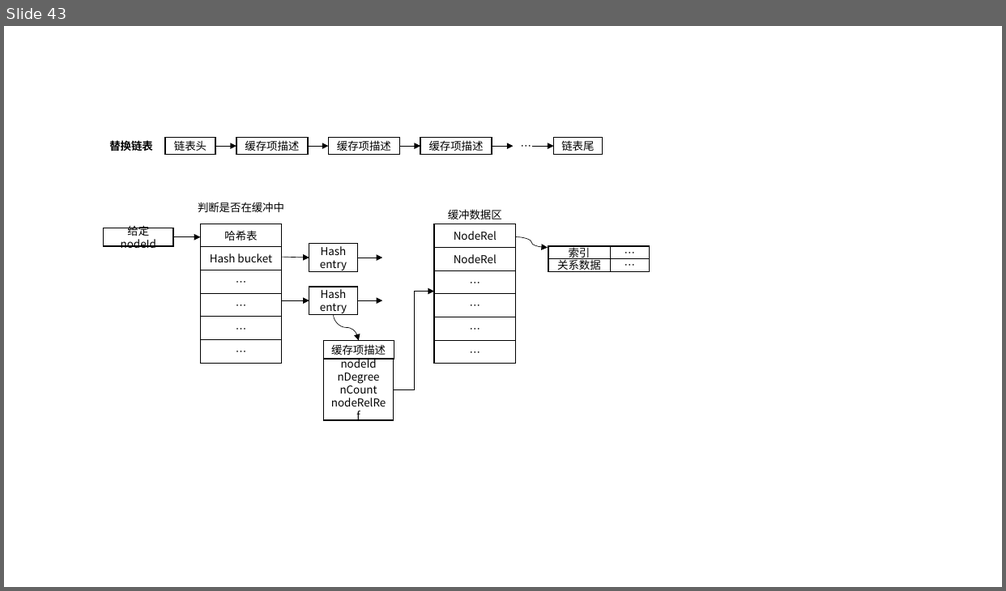
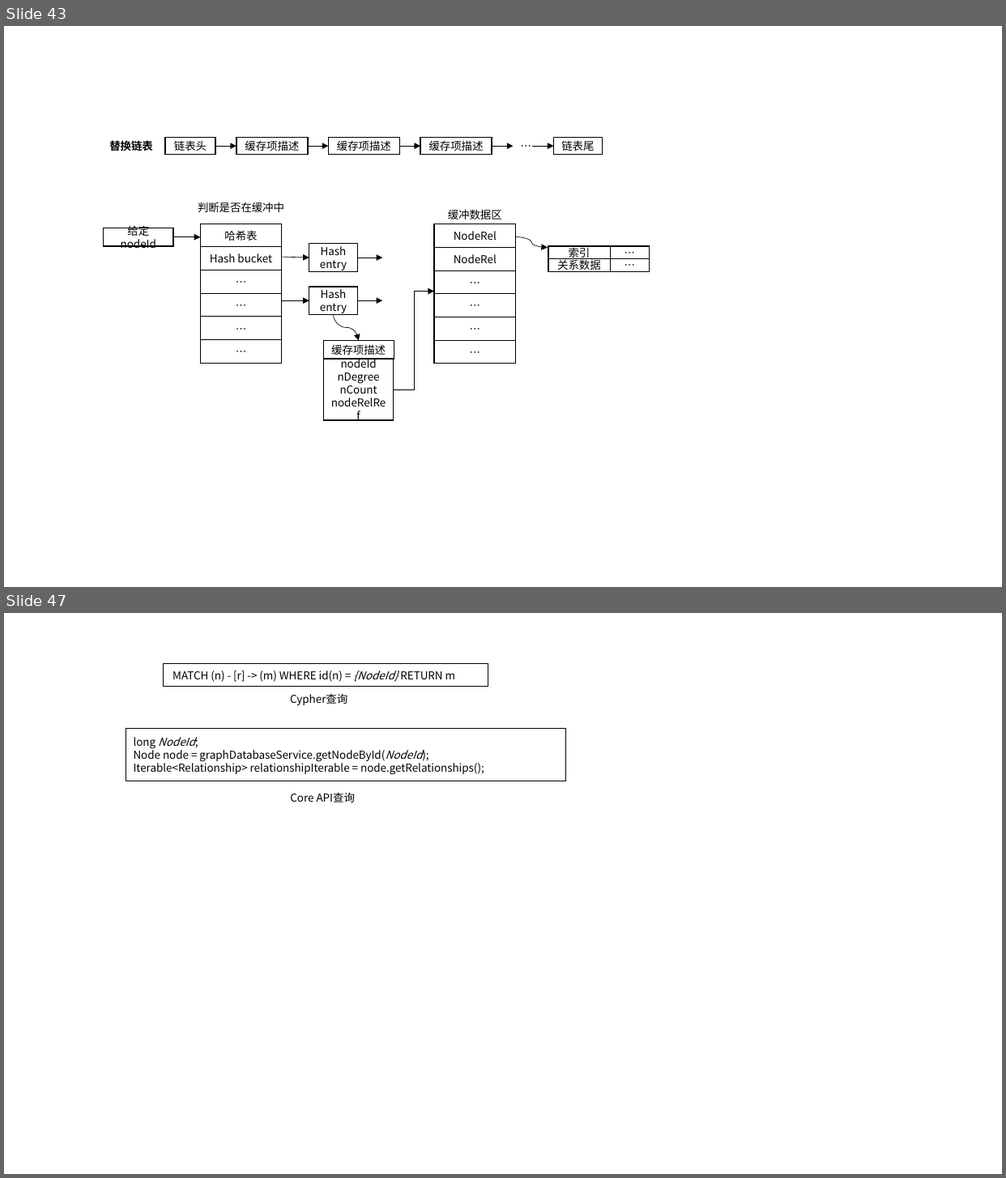
Before and after one commit to yayadi23/BIM, a slide deck: 毕业论文资料/毕业论文图 [自动保存的].pptx. Shown one above the other, each under a label of ours: slide 43 before the commit, slides 43 and 47 after it; the slides between them are not shown. The pictures are 1006x591 and 1006x1178 pixels, drawn with LibreOffice and Linux fonts; fonts in the diff are those of the drawing. Boxes give left, top, right and bottom in pixels: in the first picture for what was removed or moved away, otherwise in the second. Text is boxed around its words. In the diff, an @@ line names an element or a change of style, - is before the commit and + after.

```diff
--- a/毕业论文资料/毕业论文图 [自动保存的].pptx
+++ b/毕业论文资料/毕业论文图 [自动保存的].pptx
@@ slide 47 added at <box>4,613,1002,1174</box>, background #FFFFFF @@
@@ rectangle added at <box>163,664,488,687</box>, fill #FFFFFF, outline #000000 1 pt, 10.5 pt, text #000000 @@
+MATCH (n) - [r] -> (m) WHERE id(n) = {NodeId} RETURN m
@@ rectangle added at <box>281,693,357,706</box>, fill #FFFFFF, 10.5 pt, text #000000 @@
+Cypher查询
@@ rectangle added at <box>126,729,566,781</box>, fill #FFFFFF, outline #000000 1 pt, 10.5 pt, text #000000 @@
+long NodeId;
+Node node = graphDatabaseService.getNodeById(NodeId);
+Iterable<Relationship> relationshipIterable = node.getRelationships();
@@ text added at <box>290,792,355,803</box>, 10.5 pt, text #000000 @@
+Core API查询
```
Also in this commit, not shown: 1 slide changed, 3 other slides added, 13 other files.
